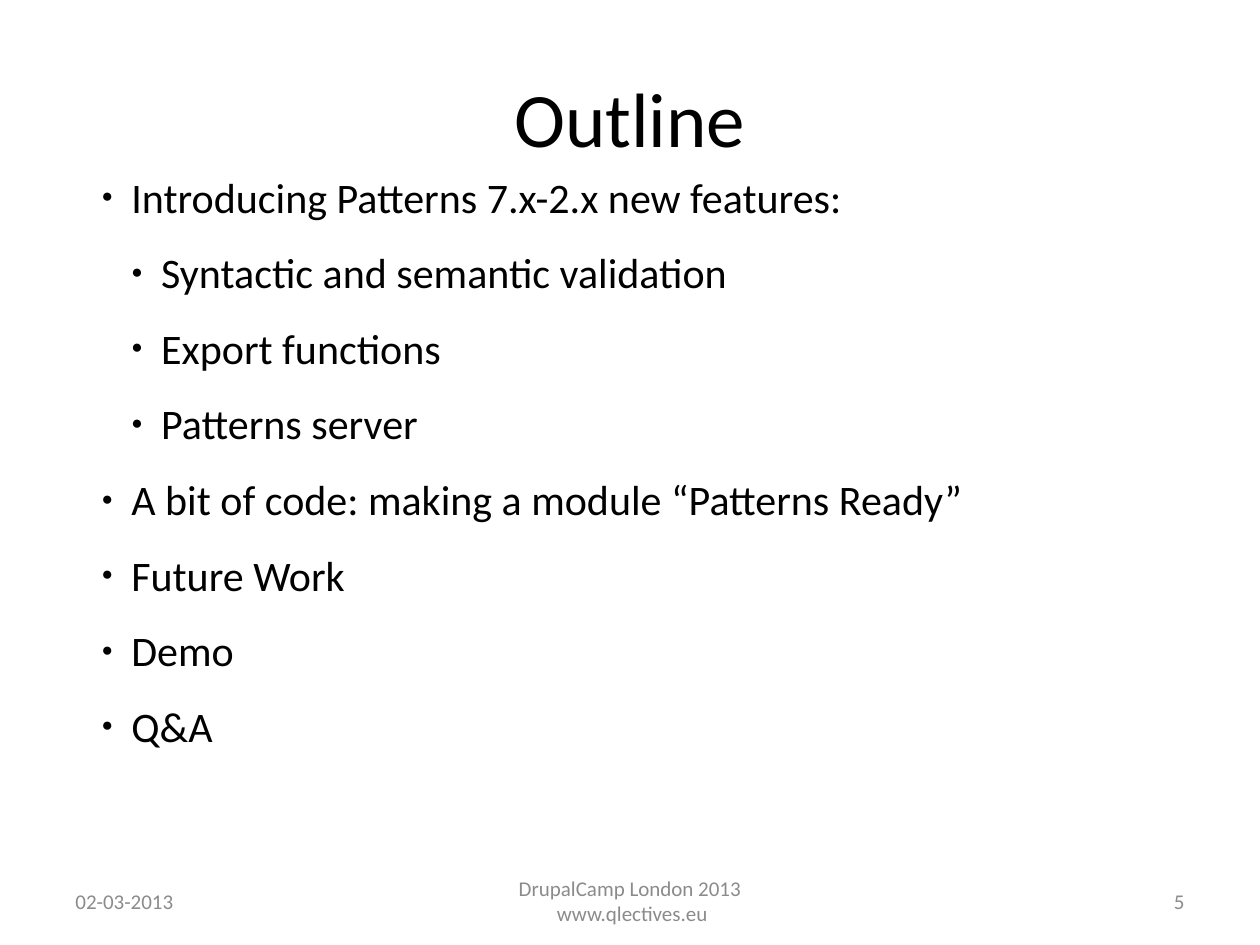
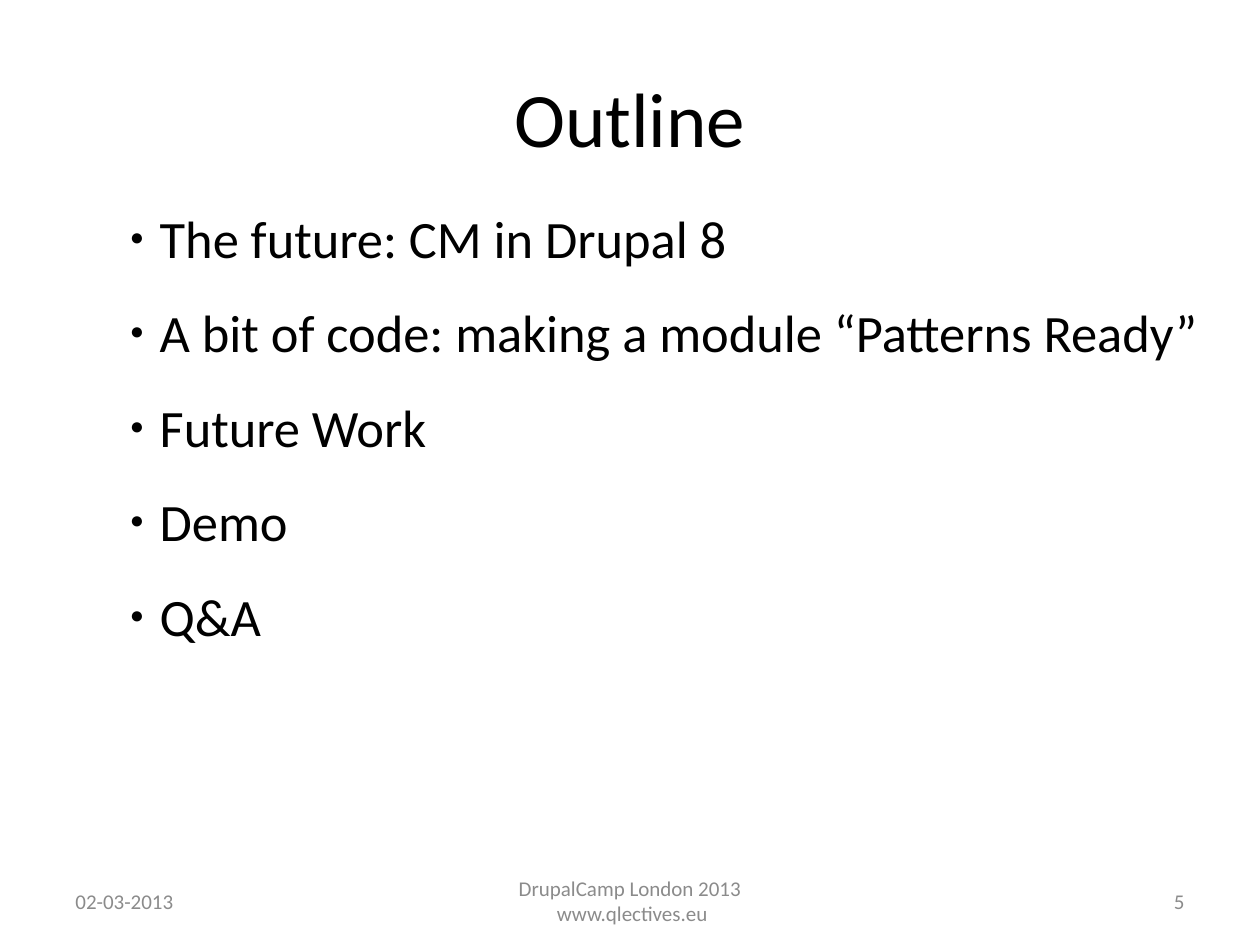
Before and after one commit to QScience/dc-slides, a slide deck: slide 5 of dclondon2013/patterns_dclondon2013.odp. Drawn at 1260x945 pixels with LibreOffice and Linux fonts; fonts in the diff are those of the drawing; background and template pictures are left out. Boxes give left, top, right and bottom in pixels: in the first picture for what was removed or moved away, otherwise in the second. Text is boxed around its words. In the diff, an @@ line names an element or a change of style, - is before the commit and + after.

```diff
--- a/dclondon2013/patterns_dclondon2013.odp
+++ b/dclondon2013/patterns_dclondon2013.odp
@@ text "The future: CM in Drupal ...": place and size @@
-text "The future: CM in Drupal ..." at [131, 183, 962, 748]
+text "The future: CM in Drupal ..." at [160, 221, 1198, 643]
@@ text at [160, 221, 727, 267]: text changed; size 24 to 30 pt @@
-● Introducing Patterns 7.x-2.x new features:
-  ● Syntactic and semantic validation
-  ● Export functions
-  ● Patterns server
+● The future: CM in Drupal 8
@@ text at [160, 314, 1198, 643]: size 24 to 30 pt in "A bit of code: making a module ...", "Future Work", "Demo", "Q&A" @@
```
Also in this commit, not shown: 9 other slides changed, 4 slides removed, 1 other file.
